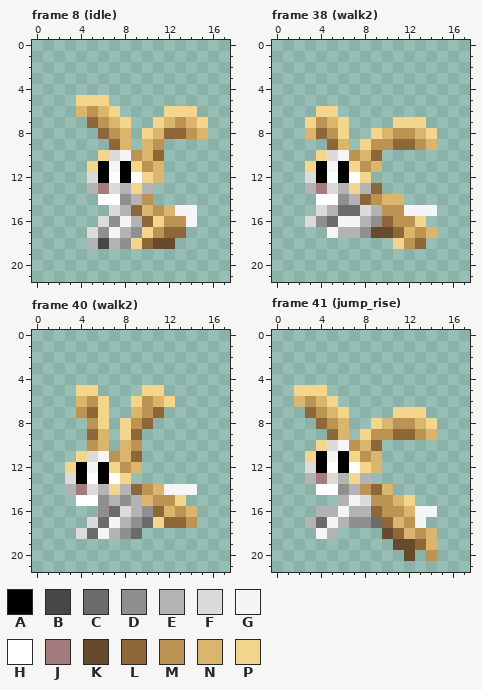
Edited in one commit: pixel-art file (assets/images/bunny.aseprite). Above: the version before the commit.
18x22 pixels, 45 frames. Shown: frame 8 (idle), frame 38 (walk2), frame 40 (walk2), frame 41 (jump_rise). The commit also changed other frames, which this record leaves out.
Palette (. is transparent): A #000000  B #474747  C #6b6b6b  D #8f8f8f  E #b3b3b3  F #dbdbdb  G #f5f5f5  H #ffffff  J #a37c7d  K #664a2c  L #8e6738  M #bc9353  N #dab56d  P #f3d68b
Pixels before, frame 8 (idle), first column x 4:
 5 PPP.........
 6 NMNP....PPP.
 7 .LMNP..PNMNP
 8 ..LMN.PNLLMN
 9 ...LN.NM....
10 ..PFGMNL....
11 .PAGAPMN....
12 .FAHAHPN....
13 .EJFEPE.....
14 ..HHDEM.....
15 ...FELNMNGG.
16 ..FDGELPMMG.
17 .FDGEDPMLL..
18 .EBEDPLKK...
Pixels before, frame 38 (walk2), first column x 3:
 6 .PP.........
 7 PMNP....PPP.
 8 NLMP..PNMMNP
 9 ..LN.PMMLLMN
10 .PFGMNL.....
11 PAGAPMN.....
12 FAHAHP......
13 EJFEPEL.....
14 .HHDELMNN...
15 .FECCFEMMGGG
16 FDCGGEDLMMP.
17 ..GEEDKKLNMN
18 ........PML.
Pixels before, frame 40 (walk2), first column x 3:
 5 .PP....PP...
 6 .NMP..PMNP..
 7 .MLP..NML...
 8 ..MP.PML....
 9 ..LN.PL.....
10 ..MN.NM.....
11 .PFGMNL.....
12 PAGAPMN.....
13 FAHAHP......
14 EJFEPELMNGGG
15 .HHDEDENMMP.
16 ...DCFEDLNMN
17 ..FCGEDCPLLM
18 .FCGEDC.....
Pixels before, frame 41 (jump_rise), first column x 2:
 5 PPP..........
 6 NMNP.........
 7 .LMNP....PPP.
 8 ..LMN..PNMMNP
 9 ...LN.PMMLLMN
10 ..PFGMNL.....
11 .PAGAPMN.....
12 .FAHAHPN.....
13 .EJFEPE......
14 ..HHDEMLN....
15 ....EGFMMNP..
16 ..EEGEELMMNGG
17 .ECGEDDCLNMG.
18 ..GE....KLNMN
19 .........KKLN
20 ..........K.M
The result:
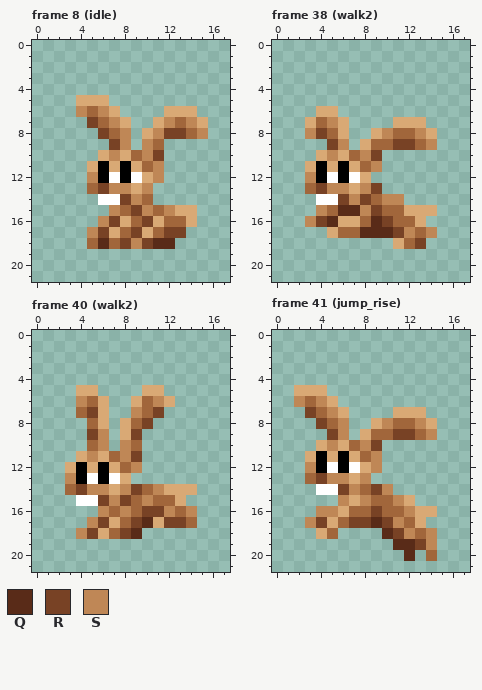
Colours new in this view: Q #592b18  R #784225  S #bf8756
The exact change:
layer "bunnies/tan_bunny" added
layer "yellow_spotted_bunny" removed
colour M: #bc9353 -> #a1663b
colour P: #f3d68b -> #d9a975
Frame 8 (idle), layer "bunnies/tan_bunny":
y 6: x 4 N -> S; x 6 N -> S
y 7: x 5 L -> R; x 7 N -> S; x 12 N -> S; x 14 N -> S
y 8: x 6 L -> R; x 8 N -> S; x 11..13 NLL -> SRR; x 15 N -> S
y 9: x 7..8 LN -> RS; x 10 N -> S
y 10: x 7..8 FG -> SP; x 10..11 NL -> SR
y 11: x 7 G -> P; x 11 N -> S
y 12: x 5 F -> S; x 11 N -> S
y 13: x 5..8 EJFE -> MRSS; x 10 E -> S
y 14: x 8..9 DE -> RS
y 15: x 7..10 FELN -> SMRS; x 12..14 NGG -> SPP
y 16: x 6..10 FDGEL -> SRPMR; x 14 G -> P
y 17: x 5..9 FDGED -> SRPMR; x 12..13 LL -> RR
y 18: x 5..12 EBEDPLKK -> MQMRSRQQ
Frame 38 (walk2), layer "bunnies/tan_bunny":
y 7: x 5 N -> S
y 8: x 3..4 NL -> SR; x 10 N -> S; x 13 N -> S
y 9: x 5..6 LN -> RS; x 11..12 LL -> RR; x 14 N -> S
y 10: x 5..6 FG -> SP; x 8..9 NL -> SR
y 11: x 5 G -> P; x 9 N -> S
y 12: x 3 F -> S
y 13: x 3..6 EJFE -> MRSS; x 8..9 EL -> SR
y 14: x 6..8 DEL -> RSR; x 10..11 NN -> SS
y 15: x 4..9 FECCFE -> SMQQSR; x 12..14 GGG -> PPP
y 16: x 3..10 FDCGGEDL -> SRQPPMQR
y 17: x 5..12 GEEDKKLN -> PMMQQQRS; x 14 N -> S
y 18: x 13 L -> R
Frame 40 (walk2), layer "bunnies/tan_bunny":
y 6: x 4 N -> S; x 11 N -> S
y 7: x 5 L -> R; x 9 N -> S; x 11 L -> R
y 8: x 10 L -> R
y 9: x 5..6 LN -> RS; x 9 L -> R
y 10: x 6 N -> S; x 8 N -> S
y 11: x 5..6 FG -> SP; x 8..9 NL -> SR
y 12: x 5 G -> P; x 9 N -> S
y 13: x 3 F -> S
y 14: x 3..6 EJFE -> MRSS; x 8..9 EL -> SR; x 11..14 NGGG -> SPPP
y 15: x 6..10 DEDEN -> RSRMS
y 16: x 6..12 DCFEDLN -> SMSMRRS; x 14 N -> S
y 17: x 5..10 FCGEDC -> SRPMRQ; x 12..13 LL -> RR
y 18: x 4..9 FCGEDC -> SRPMRQ
Frame 41 (jump_rise), layer "bunnies/tan_bunny":
y 6: x 2 N -> S; x 4 N -> S
y 7: x 3 L -> R; x 5 N -> S
y 8: x 4 L -> R; x 6 N -> S; x 10 N -> S; x 13 N -> S
y 9: x 5..6 LN -> RS; x 11..12 LL -> RR; x 14 N -> S
y 10: x 5..6 FG -> SP; x 8..9 NL -> SR
y 11: x 5 G -> P; x 9 N -> S
y 12: x 3 F -> S; x 9 N -> S
y 13: x 3..6 EJFE -> MRSS; x 8 E -> S
y 14: x 6..7 DE -> RS; x 9..10 LN -> RS
y 15: x 6..8 EGF -> SPS; x 11 N -> S
y 16: x 4..9 EEGEEL -> SSPMMR; x 12..14 NGG -> SPP
y 17: x 3..11 ECGEDDCLN -> SRPMRRQRS; x 13 G -> P
y 18: x 4..5 GE -> PM; x 10..12 KLN -> QRS; x 14 N -> S
y 19: x 11..14 KKLN -> QQRS
y 20: x 12 K -> Q
Where, in picture pixels (left, top, right, bottom), the same in both pictures:
changed: (76, 95, 208, 249)
changed: (305, 106, 437, 249)
changed: (65, 385, 197, 539)
changed: (294, 385, 437, 561)
